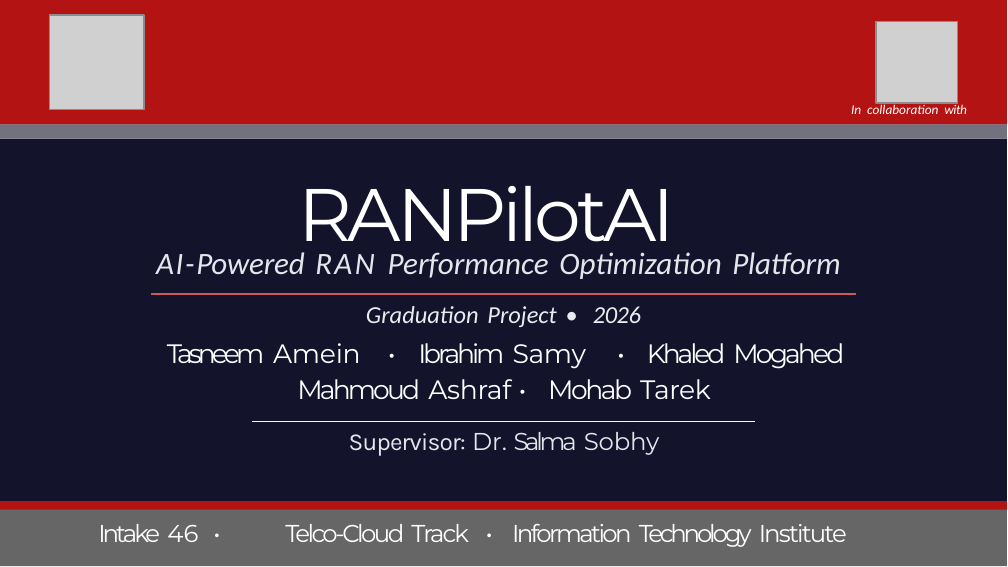
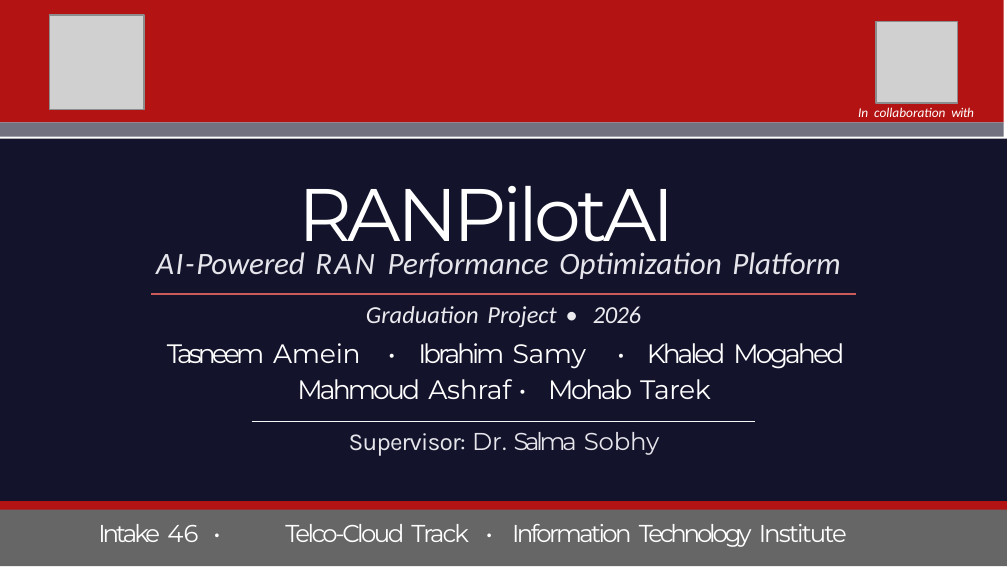
Before and after one commit to MahmoudAshrafYadem/ITI-Graduation_project, a slide deck: slide 1 of RANPilotAi_Graduation_Project_BOOK/presentation.pptx. Drawn at 1008x567 pixels with LibreOffice and Linux fonts; fonts in the diff are those of the drawing; grey boxes stand for pictures. Boxes give left, top, right and bottom in pixels: in the first picture for what was removed or moved away, otherwise in the second. Text is boxed around its words. In the diff, an @@ line names an element or a change of style, - is before the commit and + after.

```diff
--- a/RANPilotAi_Graduation_Project_BOOK/presentation.pptx
+++ b/RANPilotAi_Graduation_Project_BOOK/presentation.pptx
@@ freeform shape at <box>0,0,1003,123</box>: outline redrawn @@
@@ text "In collaboration with": place and size @@
-text "In collaboration with" at <box>851,103,967,114</box>
+text "In collaboration with" at <box>858,107,974,117</box>
@@ freeform shape at <box>0,123,1003,137</box>: outline redrawn @@
```
Also in this commit, not shown: 7 other slides changed, 2 slides added, 2 slides removed.
